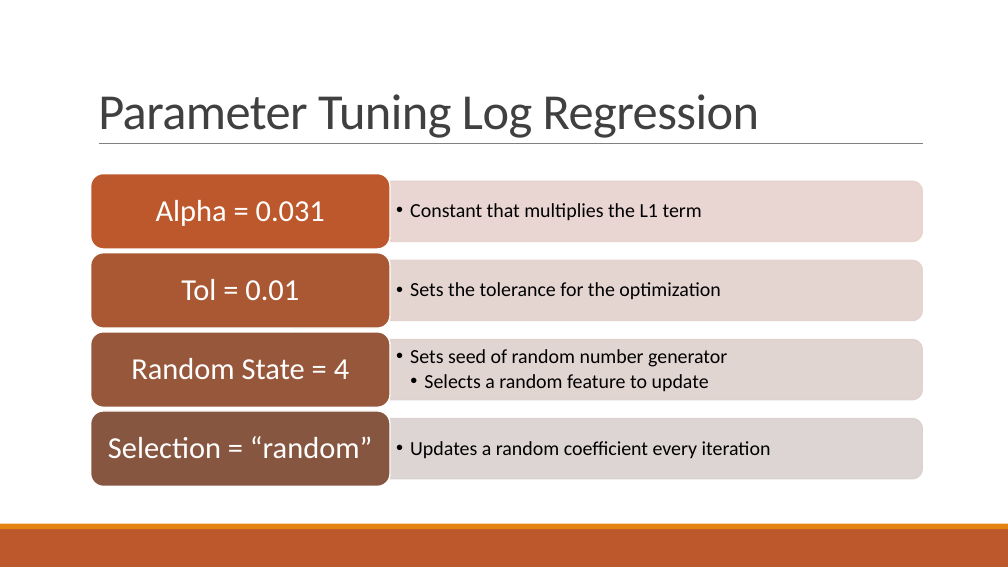
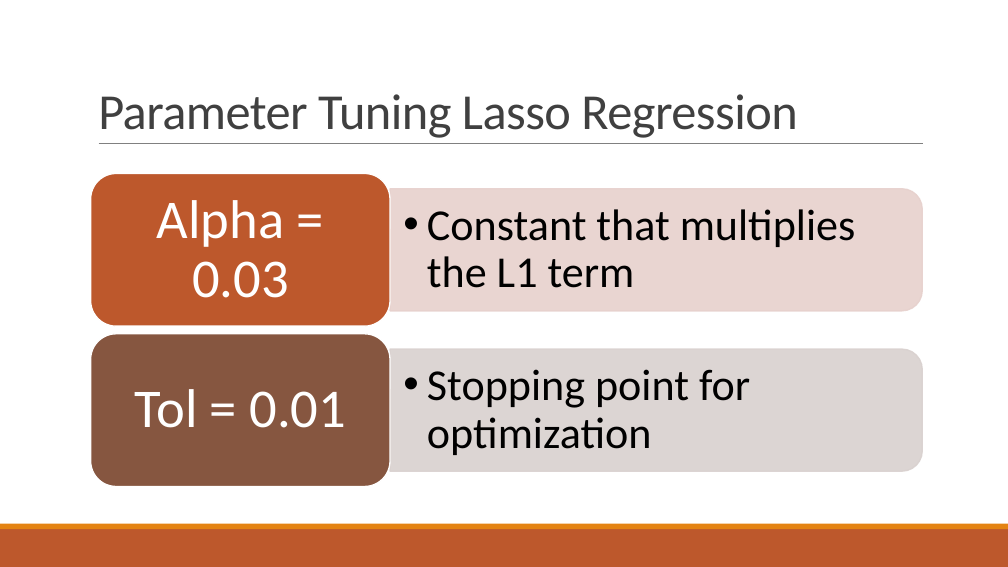
Before and after one commit to suong4554/Machine-Learning-Poly-U, a slide deck: slide 9 of Presentation.pptx. Drawn at 1008x567 pixels with LibreOffice and Linux fonts; fonts in the diff are those of the drawing. Boxes give left, top, right and bottom in pixels: in the first picture for what was removed or moved away, otherwise in the second. Text is boxed around its words. In the diff, an @@ line names an element or a change of style, - is before the commit and + after.

```diff
--- a/Presentation.pptx
+++ b/Presentation.pptx
@@ title at [98,94,797,138]: text changed @@
-Parameter Tuning Log Regression
+Parameter Tuning Lasso Regression
@@ rounded rectangle: place and size @@
-rounded rectangle at [91,174,390,250]
+rounded rectangle at [91,174,390,327]
@@ text at [157,200,289,298]: text changed; size 29 to 52 pt @@
-Alpha = 0.031
+Alpha = 0.03
@@ text "Constant that multiplies the L1 ...": place and size @@
-text "Constant that multiplies the L1 ..." at [410,203,702,221]
+text "Constant that multiplies the L1 ..." at [427,209,856,288]
@@ text "Constant that multiplies the L1 ..." at [427,209,856,288]: size 19 to 42 pt; indent changed; more space between paragraphs @@
@@ round same rect: place and size @@
-round same rect at [390,181,923,242]
+round same rect at [390,188,923,311]
@@ rounded rectangle: place and size @@
-rounded rectangle at [91,411,390,487]
+rounded rectangle at [91,334,390,487]
@@ text "Tol = 0.01": place and size @@
-text "Tol = 0.01" at [181,279,299,300]
+text "Tol = 0.01" at [135,389,346,428]
@@ text "Tol = 0.01" at [135,389,346,428]: size 29 to 52 pt; more space between paragraphs @@
@@ round same rect: place and size @@
-round same rect at [390,419,923,479]
+round same rect at [390,349,923,472]
@@ text added at [427,369,750,455], 42 pt, text #000000 @@
+  • Stopping point for optimization
@@ group removed at [91,253,923,458]: 5 texts, 2 round same rects, 2 rounded rectangles @@
-  • Sets the tolerance for the optimization
-  • Sets seed of random number generator
-    • Selects a random feature to update
-Random State = 4
-  • Updates a random coefficient every iteration
-Selection = “random”
```
Also in this commit, not shown: 6 other slides changed, 1 slide added, 1 slide removed, 7 other files.
